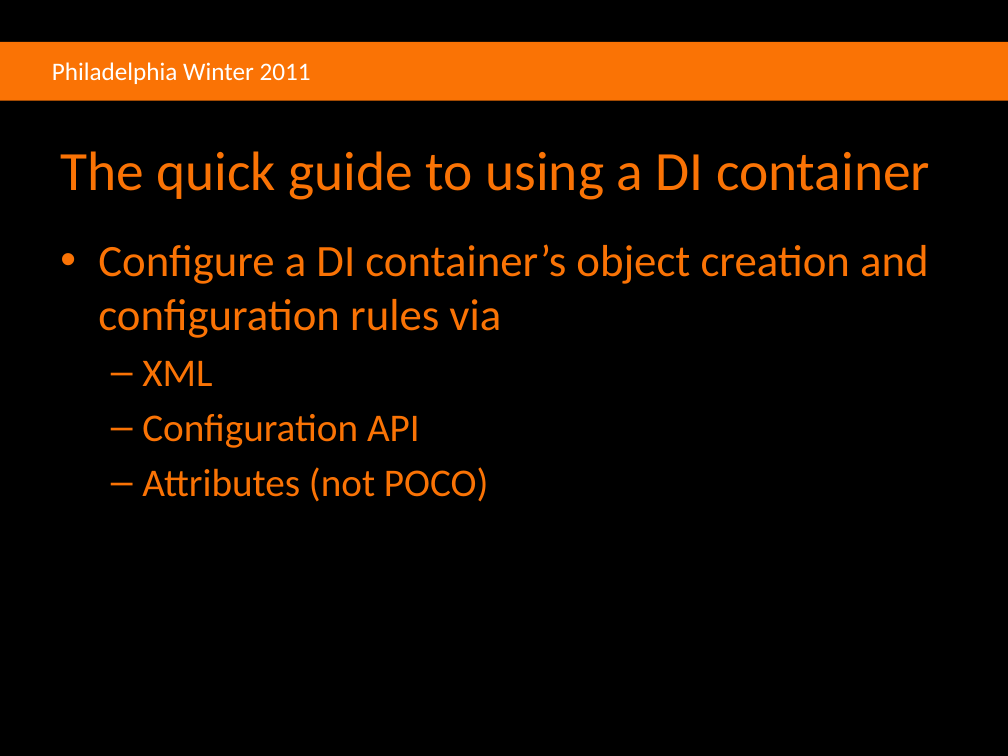
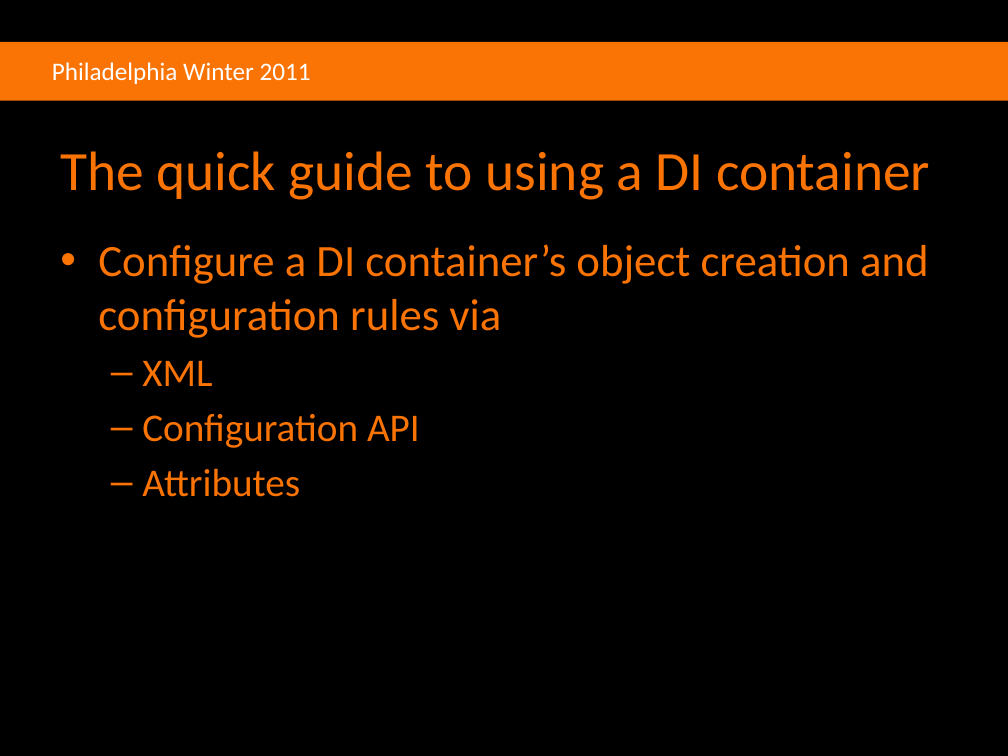
Before and after one commit to agilefire/November2010, a slide deck: slide 18 of Agile Firestarter Winter 2011 Dependency Injection.pptx. Drawn at 1008x756 pixels with LibreOffice and Linux fonts; fonts in the diff are those of the drawing; background and template pictures are left out. Boxes give left, top, right and bottom in pixels: in the first picture for what was removed or moved away, otherwise in the second. Text is boxed around its words. In the diff, an @@ line names an element or a change of style, - is before the commit and + after.

```diff
--- a/Agile Firestarter Winter 2011 Dependency Injection.pptx
+++ b/Agile Firestarter Winter 2011 Dependency Injection.pptx
@@ text at <box>142,468,300,497</box>: text changed @@
-  – Attributes (not POCO)
+  – Attributes
```
Also in this commit, not shown: 5 other slides changed, 1 slide added.
